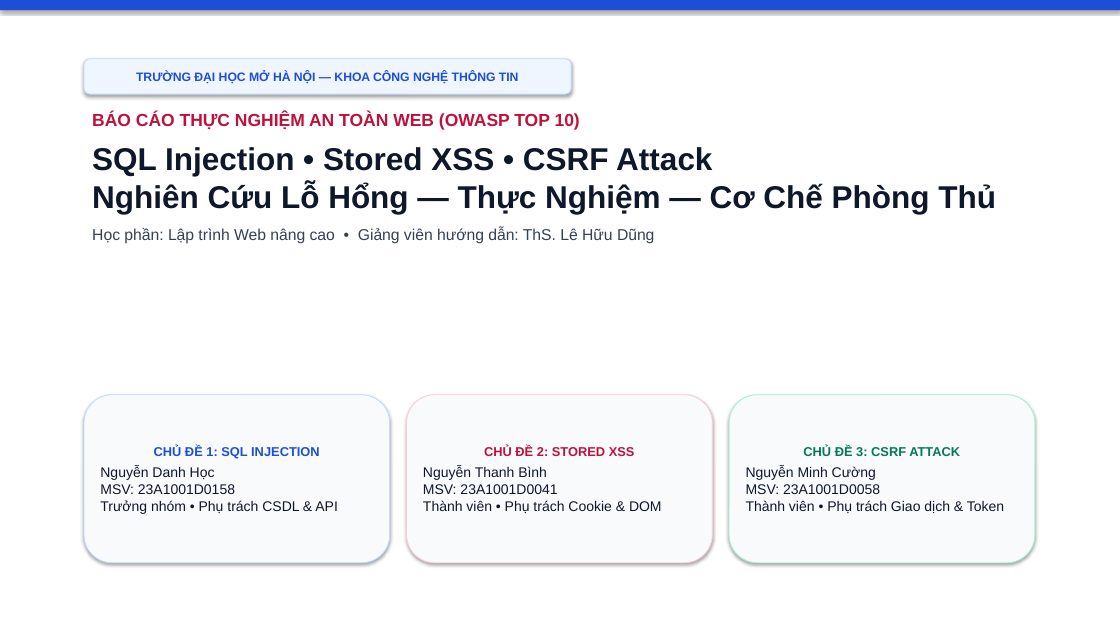
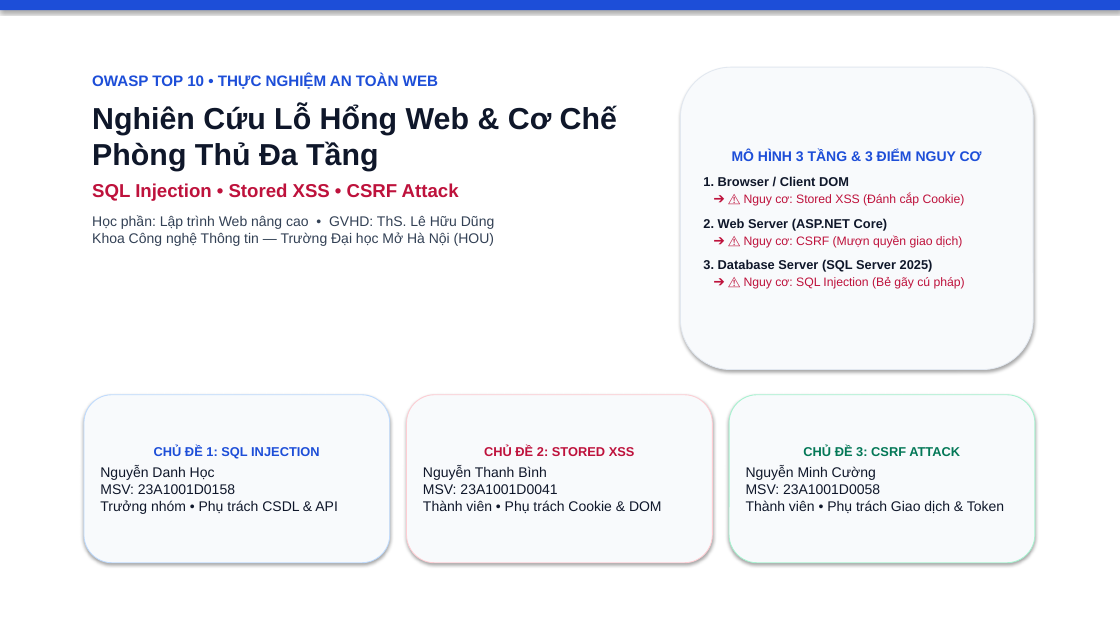
Before and after one commit to hocjsoo/OWASP_Demo, a slide deck: slide 1 of Slide_OWASP_Top3_Nhom_WNC_G01.pptx. Drawn at 1120x630 pixels with LibreOffice and Linux fonts; fonts in the diff are those of the drawing. Boxes give left, top, right and bottom in pixels: in the first picture for what was removed or moved away, otherwise in the second. Text is boxed around its words. In the diff, an @@ line names an element or a change of style, - is before the commit and + after.

```diff
--- a/Slide_OWASP_Top3_Nhom_WNC_G01.pptx
+++ b/Slide_OWASP_Top3_Nhom_WNC_G01.pptx
@@ rounded rectangle removed at (84, 59, 571, 94) @@
-TRƯỜNG ĐẠI HỌC MỞ HÀ NỘI — KHOA CÔNG NGHỆ THÔNG TIN
@@ text at (92, 74, 617, 246): text changed; size 27 to 12 pt; text colour #0F172A to #334155 @@
-BÁO CÁO THỰC NGHIỆM AN TOÀN WEB (OWASP TOP 10)
-SQL Injection • Stored XSS • CSRF Attack
-Nghiên Cứu Lỗ Hổng — Thực Nghiệm — Cơ Chế Phòng Thủ
-Học phần: Lập trình Web nâng cao • Giảng viên hướng dẫn: ThS. Lê Hữu Dũng
+OWASP TOP 10 • THỰC NGHIỆM AN TOÀN WEB
+Nghiên Cứu Lỗ Hổng Web & Cơ Chế Phòng Thủ Đa Tầng
+SQL Injection • Stored XSS • CSRF Attack
+Học phần: Lập trình Web nâng cao • GVHD: ThS. Lê Hữu Dũng
+Khoa Công nghệ Thông tin — Trường Đại học Mở Hà Nội (HOU)
@@ rounded rectangle added at (681, 67, 1033, 370), fill #F8FAFC, outline #E2E8F0 0.75 pt, 10.5 pt, text #BE123C @@
+MÔ HÌNH 3 TẦNG & 3 ĐIỂM NGUY CƠ
+1. Browser / Client DOM
+➔ ⚠️ Nguy cơ: Stored XSS (Đánh cắp Cookie)
+2. Web Server (ASP.NET Core)
+➔ ⚠️ Nguy cơ: CSRF (Mượn quyền giao dịch)
+3. Database Server (SQL Server 2025)
+➔ ⚠️ Nguy cơ: SQL Injection (Bẻ gãy cú pháp)
```
Also in this commit, not shown: 18 other slides changed, 2 other files.
